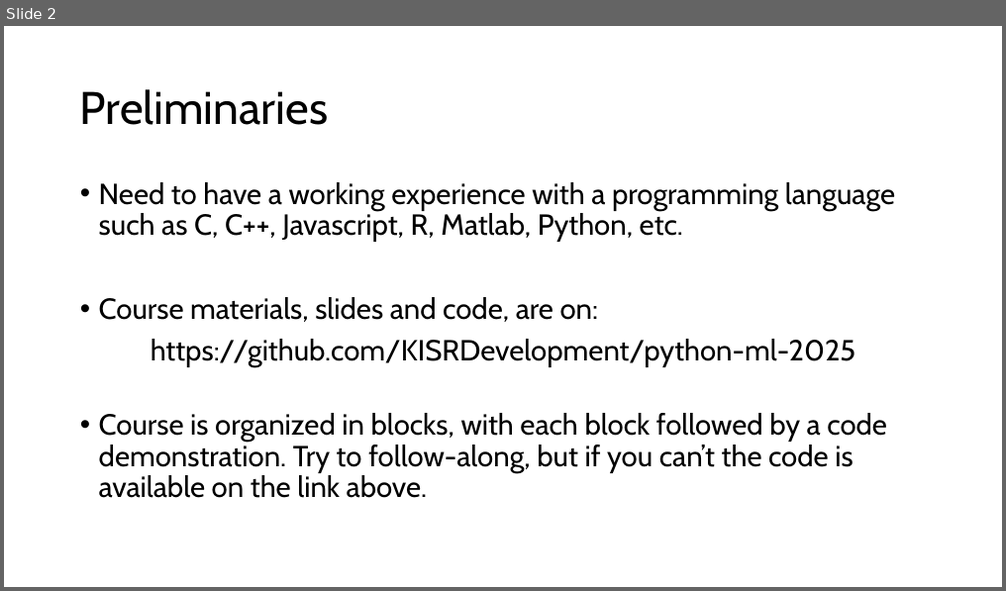
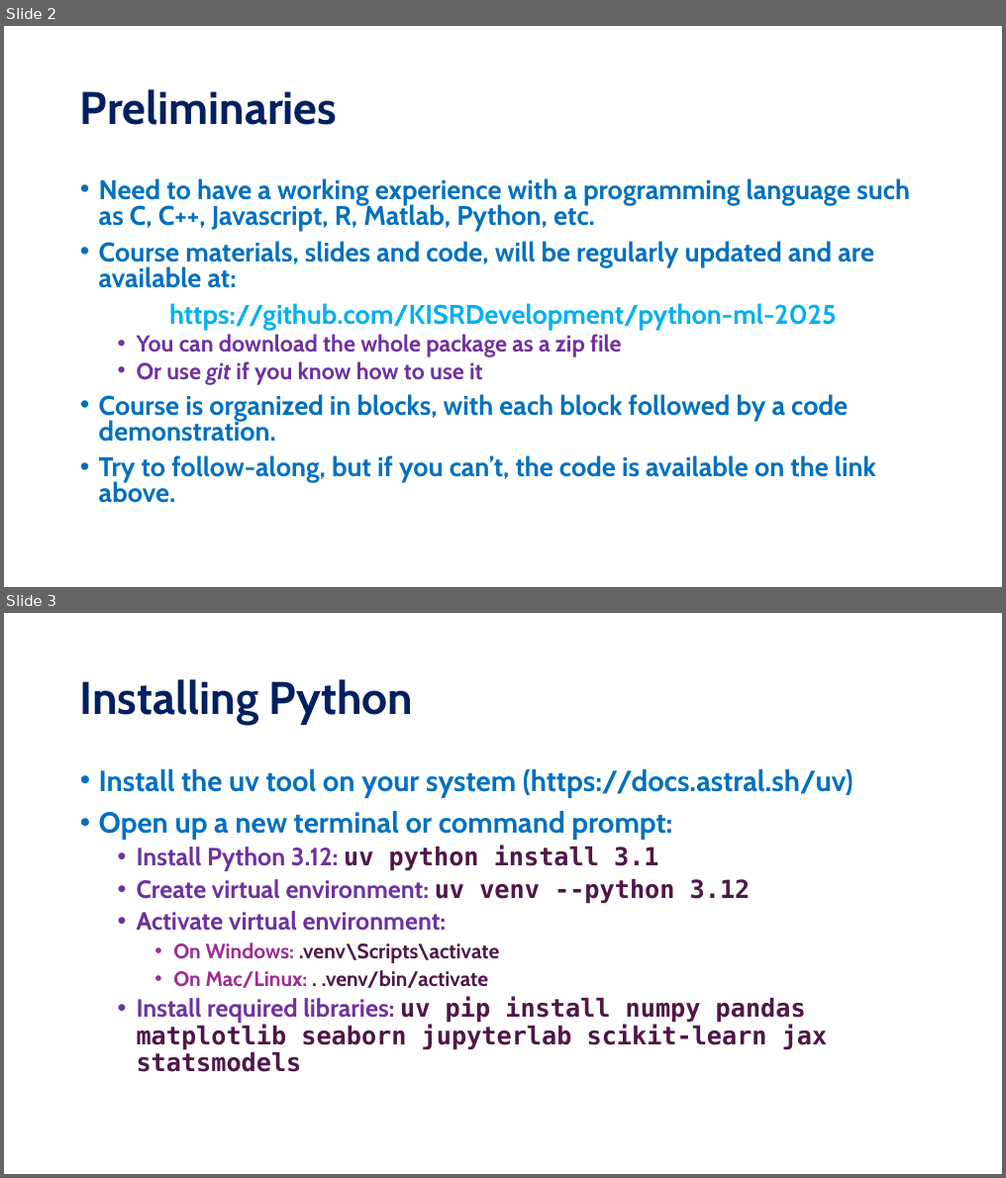
Before and after one commit to KISRDevelopment/python-ml-2025, a slide deck: slides/org.pptx. Shown one above the other, each under a label of ours: slide 2 before the commit, slides 2 and 3 after it. The pictures are 1006x591 and 1006x1178 pixels, drawn with LibreOffice and Linux fonts; fonts in the diff are those of the drawing. Boxes give left, top, right and bottom in pixels: in the first picture for what was removed or moved away, otherwise in the second. Text is boxed around its words. In the diff, an @@ line names an element or a change of style, - is before the commit and + after.

```diff
--- a/slides/org.pptx
+++ b/slides/org.pptx
@@ slide 3 added at box(4, 613, 1002, 1174), background #FFFFFF @@
@@ title added at box(80, 679, 413, 724), 44 pt, text #002060, bold @@
+Installing Python
@@ text added at box(99, 769, 853, 1072), 24 pt, text #501649, bold @@
+• Install the uv tool on your system (https://docs.astral.sh/uv)
+• Open up a new terminal or command prompt:
+  • Install Python 3.12: uv python install 3.1
+  • Create virtual environment: uv venv --python 3.12
+  • Activate virtual environment:
+    • On Windows: .venv\Scripts\activate
+    • On Mac/Linux: . .venv/bin/activate
+  • Install required libraries: uv pip install numpy pandas matplotlib seaborn jupyterlab scikit-learn jax statsmodels
@@ slide 2 changed as well @@
@@ title "Preliminaries" at box(80, 89, 337, 125): text colour #000000 to #002060, bold on @@
@@ text at box(99, 178, 910, 330): size 28 to 25.9 pt, bold on in "Need to have a working experience with ...", "https://github.com/KISRDevelopment/python-ml-2025"; text colour #000000 to #0070C0 in "Need to have a working experience with ..."; text colour #000000 to #00B0F0 in "https://github.com/KISRDevelopment/python-ml-2025"; line spacing 0.9 to 0.8 @@
@@ text at box(99, 241, 874, 288): text changed; size 28 to 25.9 pt; text colour #000000 to #0070C0; bold on @@
-• Course materials, slides and code, are on:
+• Course materials, slides and code, will be regularly updated and are available at:
@@ text at box(99, 334, 876, 503): text changed; size 28 to 25.9 pt; text colour #000000 to #0070C0; bold on @@
-• Course is organized in blocks, with each block followed by a code demonstration. Try to follow-along, but if you can’t the code is available on the link above.
+  • You can download the whole package as a zip file
+  • Or use git if you know how to use it
+• Course is organized in blocks, with each block followed by a code demonstration.
+• Try to follow-along, but if you can’t, the code is available on the link above.
```
Also in this commit, not shown: 1 other slide changed, 1 other slide added, 1 other file.
